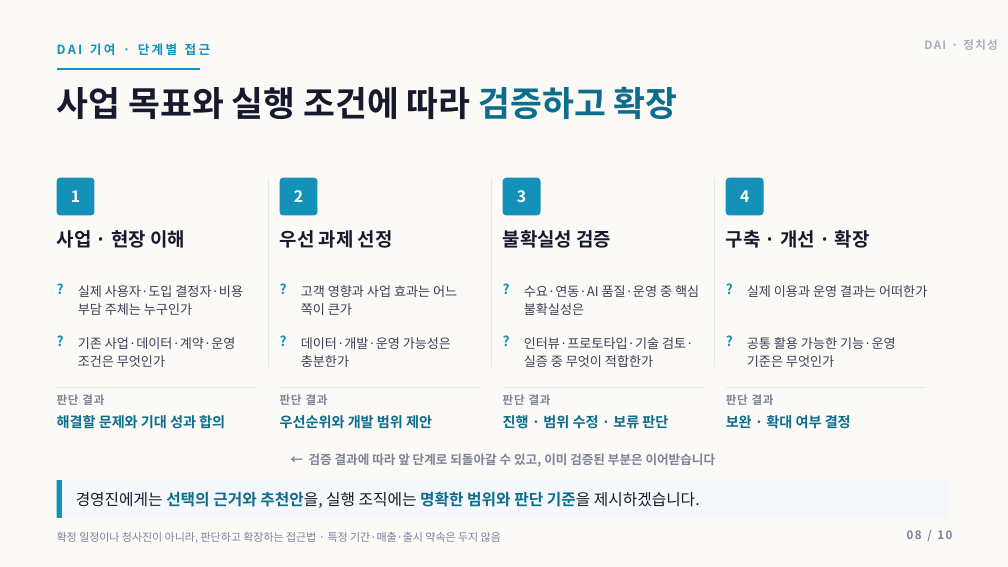
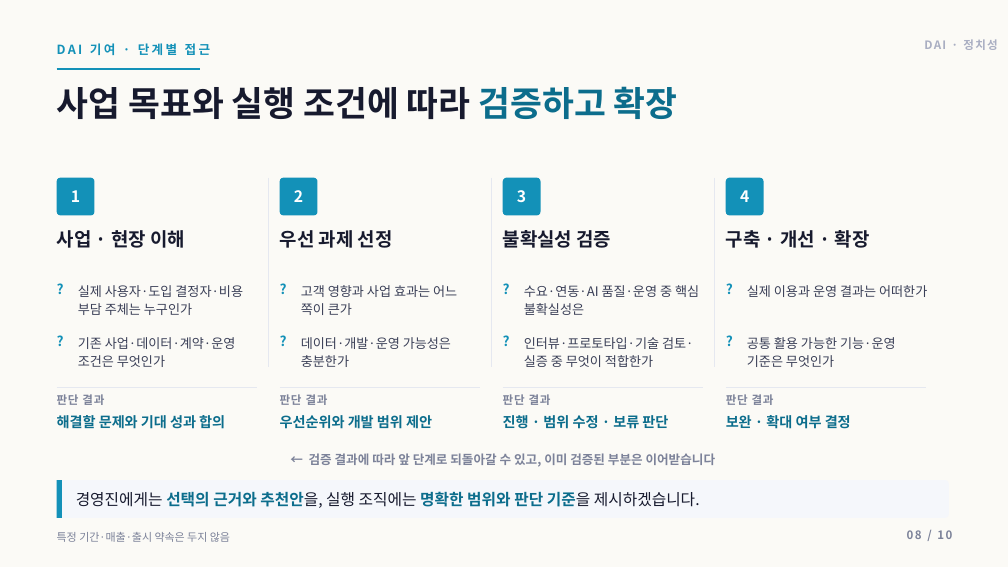
Before and after one commit to insightjung27/dai-healthcare-pt-deck-2, a slide deck: slide 8 of 정치성_DAI_AI헬스케어플랫폼팀장_면접PT.pptx. Drawn at 1008x567 pixels with LibreOffice and Linux fonts; fonts in the diff are those of the drawing. Boxes give left, top, right and bottom in pixels: in the first picture for what was removed or moved away, otherwise in the second. Text is boxed around its words. In the diff, an @@ line names an element or a change of style, - is before the commit and + after.

```diff
--- a/정치성_DAI_AI헬스케어플랫폼팀장_면접PT.pptx
+++ b/정치성_DAI_AI헬스케어플랫폼팀장_면접PT.pptx
@@ text at bbox=[57, 532, 230, 542]: text changed @@
-확정 일정이나 청사진이 아니라, 판단하고 확장하는 접근법 · 특정 기간·매출·출시 약속은 두지 않음
+특정 기간·매출·출시 약속은 두지 않음
```
Also in this commit, not shown: 7 other slides changed, 3 other files.
